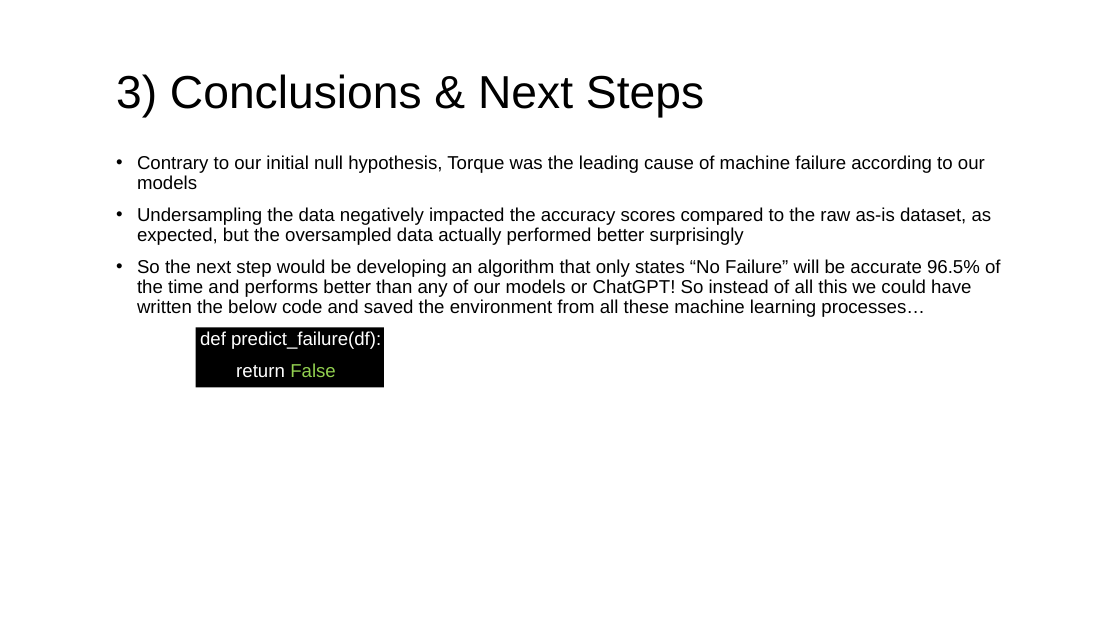
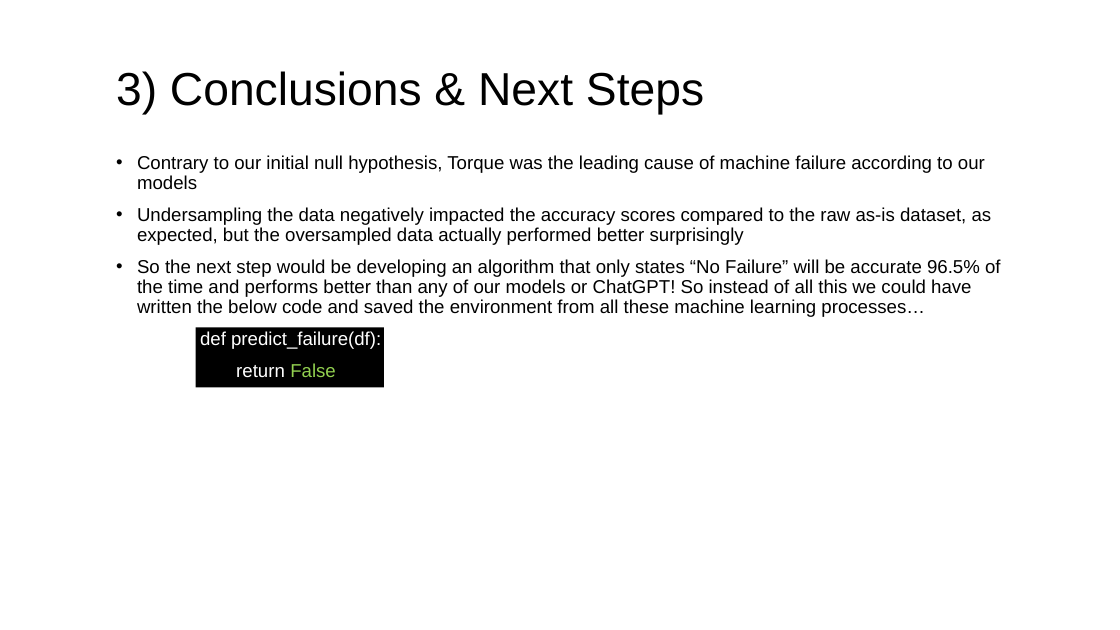
Before and after one commit to lnyousif/machine-maintenance, a slide deck: slide 8 of presentation/Machine Maintenance Analysis v2.pptx. Drawn at 1120x630 pixels with LibreOffice and Linux fonts; fonts in the diff are those of the drawing. Boxes give left, top, right and bottom in pixels: in the first picture for what was removed or moved away, otherwise in the second. Text is boxed around its words. In the diff, an @@ line names an element or a change of style, - is before the commit and + after.

```diff
--- a/presentation/Machine Maintenance Analysis v2.pptx
+++ b/presentation/Machine Maintenance Analysis v2.pptx
@@ title "3) Conclusions & Next Steps" at box(116, 71, 704, 115): vertical alignment top to middle @@
```
Also in this commit, not shown: 6 other slides changed.
